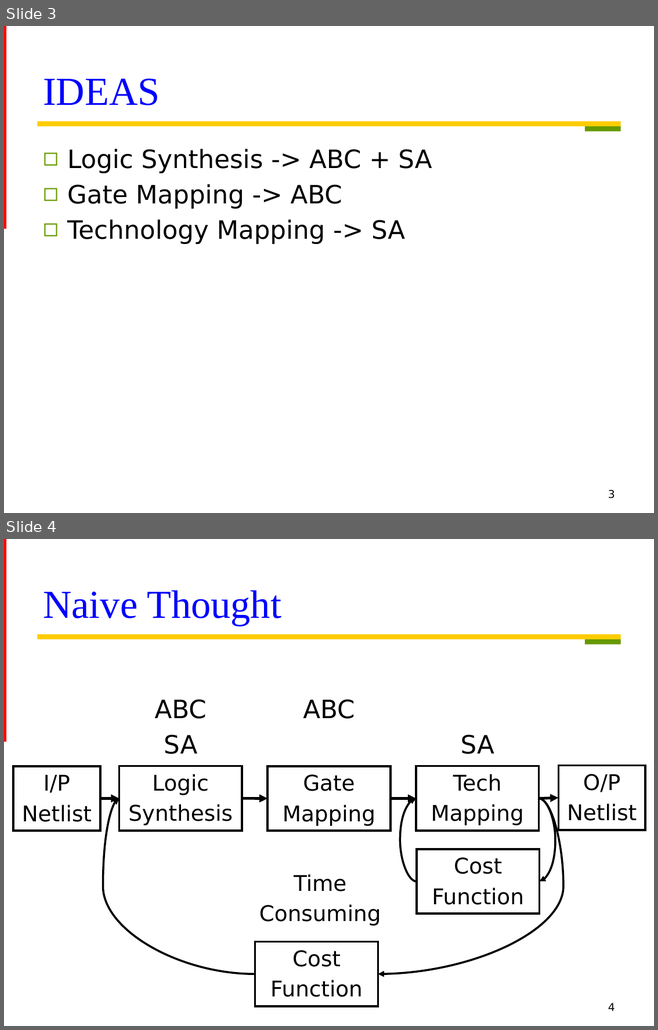
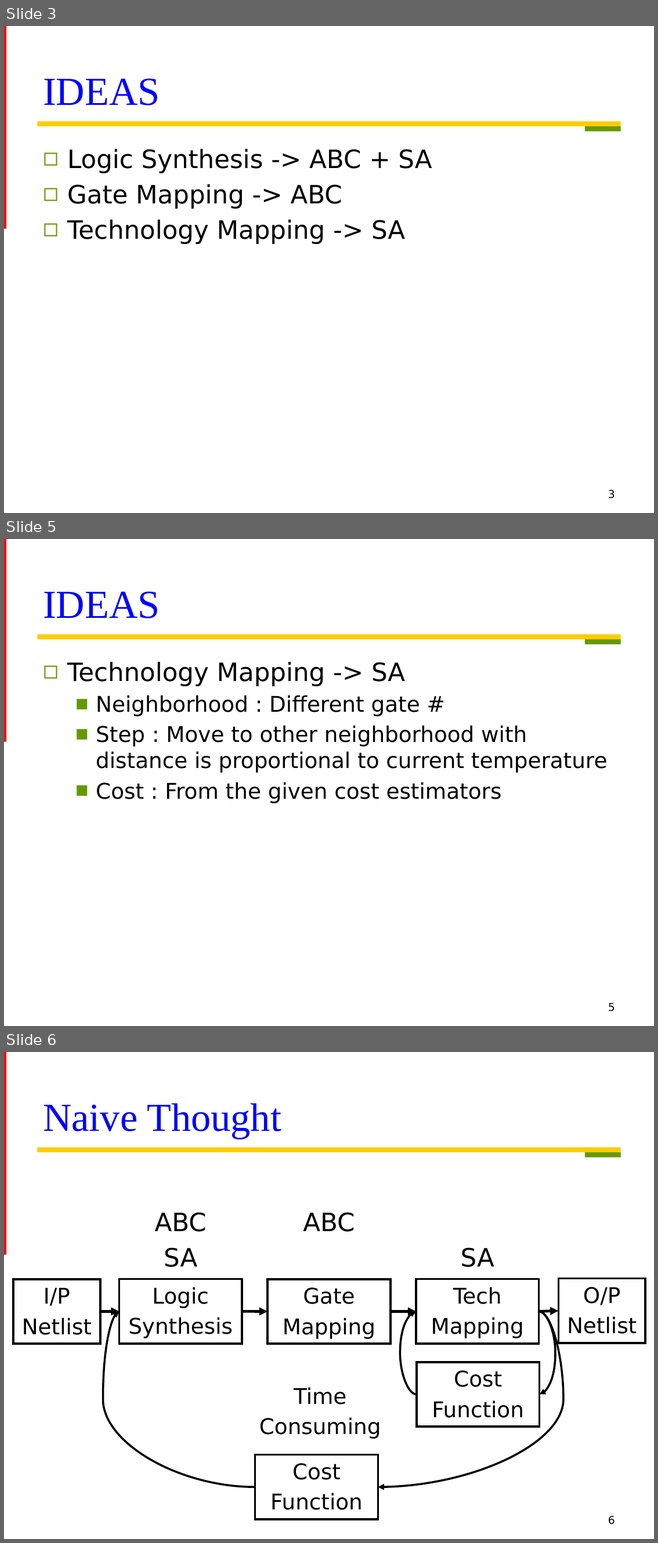
Before and after one commit to swear01/ICCAD_24_A, a slide deck: RolandJiang.pptx. Shown one above the other, each under a label of ours: slides 3 and 4 before the commit, slides 3, 5 and 6 after it; the slides between them are not shown. The pictures are 658x1030 and 658x1543 pixels, drawn with LibreOffice and Linux fonts; fonts in the diff are those of the drawing. Boxes give left, top, right and bottom in pixels: in the first picture for what was removed or moved away, otherwise in the second. Text is boxed around its words. In the diff, an @@ line names an element or a change of style, - is before the commit and + after.

```diff
--- a/RolandJiang.pptx
+++ b/RolandJiang.pptx
@@ slide 5 added at bbox=[4, 539, 654, 1026], background #FFFFFF; not listed: 3 template elements that a slide beside it also shows @@
@@ title added at bbox=[43, 591, 159, 618], 44 pt, text #0000FF @@
+IDEAS
@@ text added at bbox=[67, 662, 607, 803], 24 pt, text #000000 @@
+◻ Technology Mapping -> SA
+  ■ Neighborhood : Different gate #
+  ■ Step : Move to other neighborhood with distance is proportional to current temperature
+  ■ Cost : From the given cost estimators
@@ page number added at bbox=[608, 1003, 615, 1012], 12 pt, text #000000 @@
+5
@@ what was slide 4 is now slide 6 @@
@@ page number at bbox=[608, 1516, 615, 1525]: text changed @@
-4
+6
```
Also in this commit, not shown: 1 other slide added, 1 other file.
